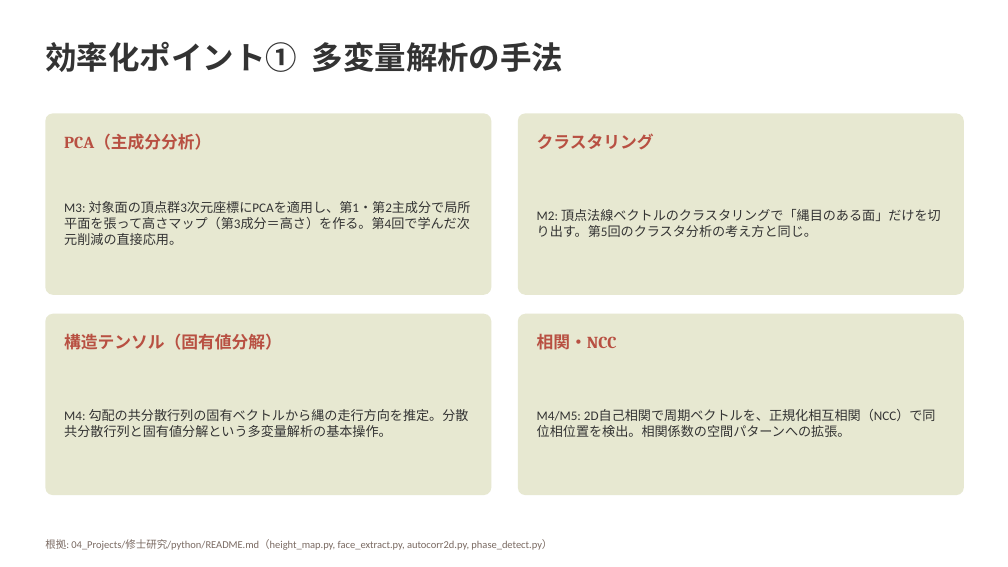
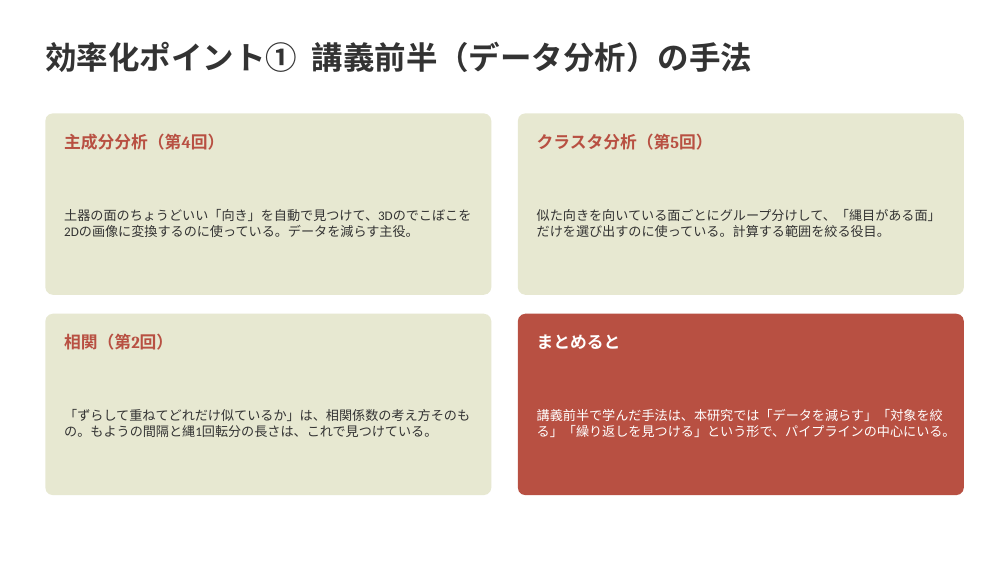
Before and after one commit to Ryusan09/MultivariatAanalysis, a slide deck: slide 7 of 13/第13回発表_修士研究と大規模計算.pptx. Drawn at 1008x567 pixels with LibreOffice and Linux fonts; fonts in the diff are those of the drawing. Boxes give left, top, right and bottom in pixels: in the first picture for what was removed or moved away, otherwise in the second. Text is boxed around its words. In the diff, an @@ line names an element or a change of style, - is before the commit and + after.

```diff
--- a/13/第13回発表_修士研究と大規模計算.pptx
+++ b/13/第13回発表_修士研究と大規模計算.pptx
@@ text at <box>45,42,753,72</box>: text changed @@
-効率化ポイント① 多変量解析の手法
+効率化ポイント① 講義前半（データ分析）の手法
@@ text at <box>64,133,224,150</box>: text changed @@
-PCA（主成分分析）
+主成分分析（第4回）
@@ text at <box>537,133,713,150</box>: text changed @@
-クラスタリング
+クラスタ分析（第5回）
@@ text at <box>64,209,471,237</box>: text changed @@
-M3: 対象面の頂点群3次元座標にPCAを適用し、第1・第2主成分で局所平面を張って高さマップ（第3成分＝高さ）を作る。第4回で学んだ次元削減の直接応用。
+土器の面のちょうどいい「向き」を自動で見つけて、3Dのでこぼこを2Dの画像に変換するのに使っている。データを減らす主役。
@@ text at <box>537,209,941,237</box>: text changed @@
-M2: 頂点法線ベクトルのクラスタリングで「縄目のある面」だけを切り出す。第5回のクラスタ分析の考え方と同じ。
+似た向きを向いている面ごとにグループ分けして、「縄目がある面」だけを選び出すのに使っている。計算する範囲を絞る役目。
@@ rounded rectangle at <box>518,314,964,495</box>: fill #E7E8D1 to #B85042 @@
@@ text at <box>64,334,173,350</box>: text changed @@
-構造テンソル（固有値分解）
+相関（第2回）
@@ text at <box>537,334,621,349</box>: text changed; text colour #B85042 to #FFFFFF @@
-相関・NCC
+まとめると
@@ text at <box>64,409,470,437</box>: text changed @@
-M4: 勾配の共分散行列の固有ベクトルから縄の走行方向を推定。分散共分散行列と固有値分解という多変量解析の基本操作。
+「ずらして重ねてどれだけ似ているか」は、相関係数の考え方そのもの。もようの間隔と縄1回転分の長さは、これで見つけている。
@@ text at <box>537,409,956,437</box>: text changed; text colour #333333 to #FFFFFF @@
-M4/M5: 2D自己相関で周期ベクトルを、正規化相互相関（NCC）で同位相位置を検出。相関係数の空間パターンへの拡張。
+講義前半で学んだ手法は、本研究では「データを減らす」「対象を絞る」「繰り返しを見つける」という形で、パイプラインの中心にいる。
@@ text removed at <box>45,539,552,550</box> @@
-根拠: 04_Projects/修士研究/python/README.md（height_map.py, face_extract.py, autocorr2d.py, phase_detect.py）
```
Also in this commit, not shown: 7 other slides changed, 2 slides added, 2 slides removed, 1 other file.
